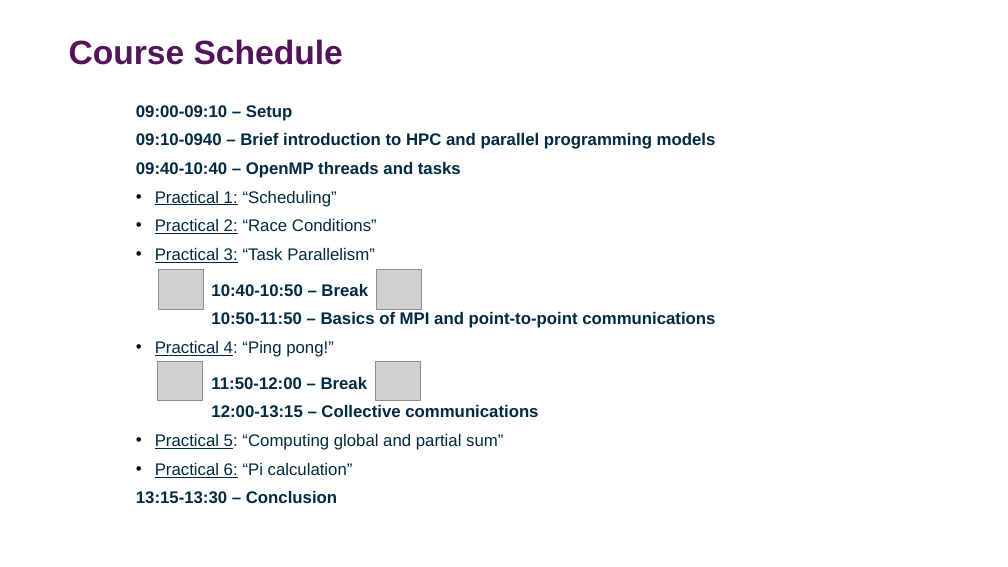
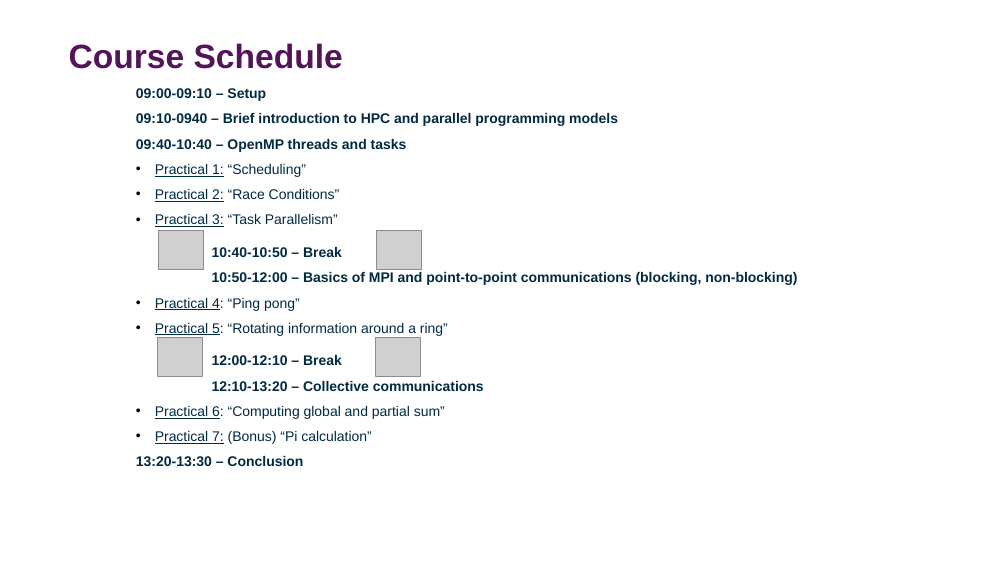
Before and after one commit to DurhamARC-Training/BasicParallelProgramming, a slide deck: slide 3 of OpenMPMPIShortCourse_Spring2026.odp. Drawn at 1008x567 pixels with LibreOffice and Linux fonts; fonts in the diff are those of the drawing; grey boxes stand for pictures; background and template pictures are left out. Boxes give left, top, right and bottom in pixels: in the first picture for what was removed or moved away, otherwise in the second. Text is boxed around its words. In the diff, an @@ line names an element or a change of style, - is before the commit and + after.

Commit message:
More updates in MPI slides

```diff
--- a/OpenMPMPIShortCourse_Spring2026.odp
+++ b/OpenMPMPIShortCourse_Spring2026.odp
@@ title "Course Schedule": place and size @@
-title "Course Schedule" at [69,39,343,65]
+title "Course Schedule" at [69,43,343,69]
@@ text at [136,88,618,257]: size 12 to 10 pt in "09:00-09:10 – Setup", "09:10-0940 – Brief introduction to HPC and ...", "09:40-10:40 – OpenMP threads and tasks", "Practical 1: “Scheduling”" and 3 more places @@
@@ text "09:00-09:10 – Setup": place and size @@
-text "09:00-09:10 – Setup" at [136,105,716,503]
+text "09:00-09:10 – Setup" at [136,88,797,466]
@@ picture: place and size @@
-picture at [158,270,203,309]
+picture at [158,230,203,269]
@@ picture: place and size @@
-picture at [377,270,421,309]
+picture at [377,230,421,269]
@@ text at [136,272,797,466]: text changed; size 12 to 10 pt @@
-10:50-11:50 – Basics of MPI and point-to-point communications
-• Practical 4: “Ping pong!”
-  11:50-12:00 – Break
-12:00-13:15 – Collective communications
-• Practical 5: “Computing global and partial sum”
-• Practical 6: “Pi calculation”
-13:15-13:30 – Conclusion
+10:50-12:00 – Basics of MPI and point-to-point communications (blocking, non-blocking)
+• Practical 4: “Ping pong”
+• Practical 5: “Rotating information around a ring”
+  12:00-12:10 – Break
+12:10-13:20 – Collective communications
+• Practical 6: “Computing global and partial sum”
+• Practical 7: (Bonus) “Pi calculation”
+13:20-13:30 – Conclusion
@@ picture: place and size @@
-picture at [157,361,202,400]
+picture at [157,338,202,377]
@@ picture: place and size @@
-picture at [376,361,420,400]
+picture at [376,338,420,377]
```
Also in this commit, not shown: 11 other slides changed, 1 slide added, 1 slide removed, 1 other file.
